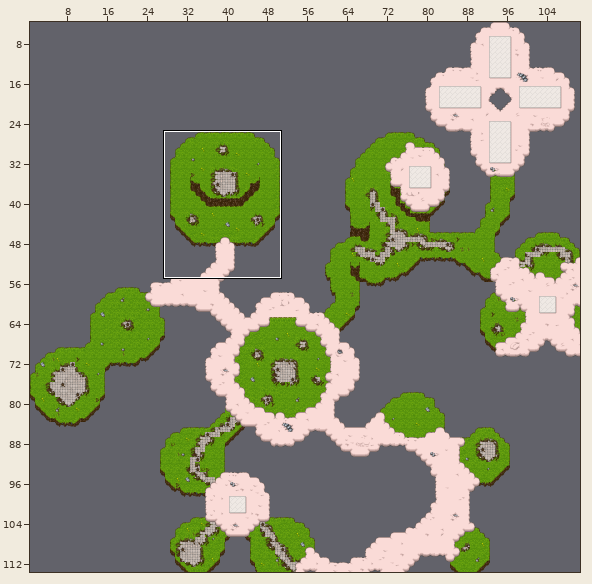
Two states of a Tiled map, data/level1.tmx. The first picture is a wide view before the edit; the outline marks the close-up.
Close-up. Earlier state:
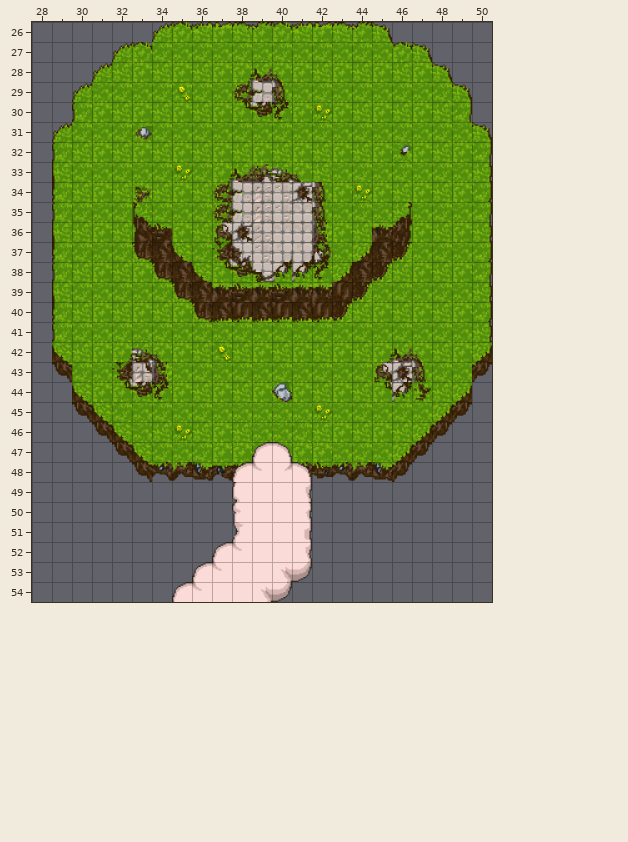
Cells are 48x48 px. Shown: x 28..50, y 26..54. The commit also changed other parts of the map, which this record leaves out.
The same view after the edit:
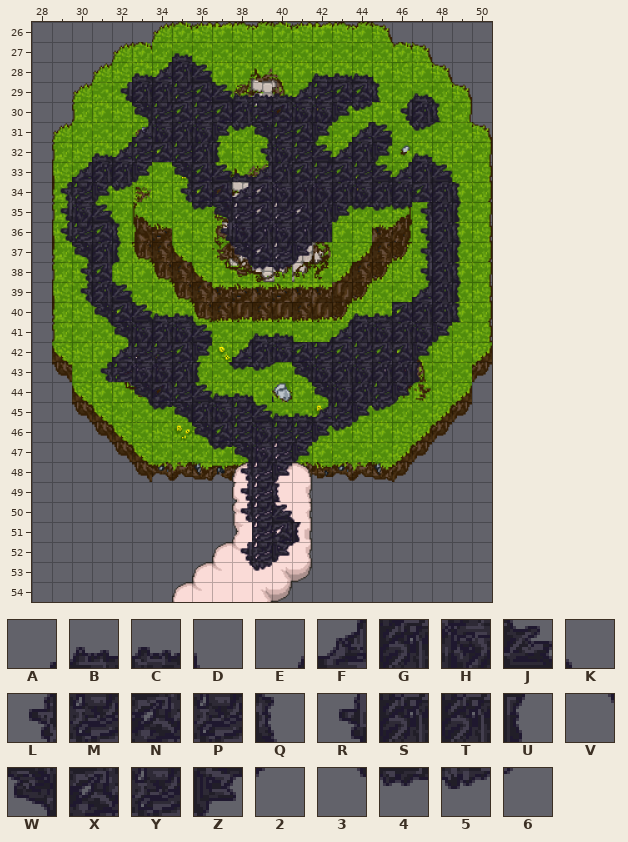
Key: from "corruption": A 1, B 2, C 3, D 4, E 8, F 9, G 10, H 11, J 12, K 13, L 16, M 17, N 18, P 19, Q 21, R 24, S 26, T 28, U 29, V 32, W 33, X 34, Y 35, Z 36, 2 37, 3 41, 4 42, 5 43, 6 44.
_ is an empty cell, . an unchanged one.
Tiles of an added or newly shown layer are drawn over the layers below it.
Change:
--- layer "corrupted background" (now shown)
@@ x 29..49 @@
-27 ......_..............
-28 ....____.....____....
-29 ..._________________.
-30 ....____________.___.
-31 ....__________._____.
-32 .._______._______._..
-33 .____.______________.
-34 ____.._______________
-35 ____...______________
-36 ____....______....___
-37 .___.....____.....___
-38 .___.....____.....___
-39 .___..............___
-40 ._______......_______
-41 ..______.___________.
-42 ..._____.__________..
-43 .._________________..
-44 ....________.______..
-45 ....______________...
-46 .......________......
-47 .......______........
-48 .........___.........
-49 .........___.........
-50 .........____........
-51 ..........___........
-52 .........____........
-53 .........__..........
+27 ......C..............
+28 ....CFGJ.....BCBD....
+29 ...RGGMNJBCCFMNNQABK.
+30 ....WMNPNGMNHHZ5.RGQ.
+31 ....FHSHZ5WPNZ.FJ356.
+32 ..CFMNPSU.LHPJFSZ.B..
+33 .FGGZ.WNJCFSNPNPJFGJ.
+34 LMZ5..LNNFNHSHSHTTNGQ
+35 RHJK...4WMNPNTZ454LGU
+36 RMNQ....RHSHTT....RGQ
+37 .WSU.....WXYZ.....LGU
+38 .LN2.....3456.....RGQ
+39 .LSJ..............FGU
+40 .VWNJBCD......ABCNGGQ
+41 ..VWHGHJ.ABCDEFGHSHZ.
+42 ...FMMNZ.FGHNMNPNNZ..
+43 ..LMHHSU3456WHSHTTU..
+44 ....WXYJBCDD.WHTYZ2..
+45 ....34WSHYJBCFYZ56...
+46 .......WXYHPPZ5......
+47 .......34WHPZ........
+48 .........LPZ.........
+49 .........RPQ.........
+50 .........LPJK........
+51 ..........YNU........
+52 .........RYZ2........
+53 .........35..........
Boxes around the changes in both close-ups, in picture pixels (x1, y1, x2, y2):
added: (60, 53, 461, 571)
